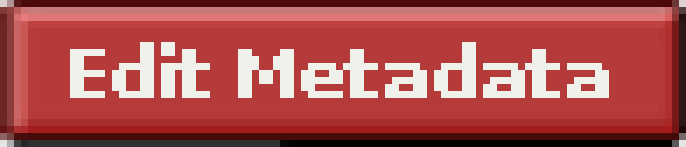
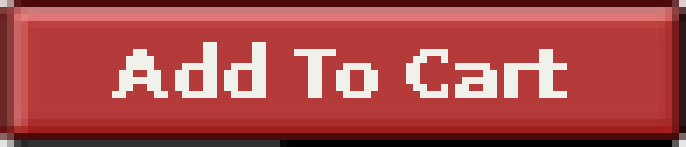
Before/after of a 686px x 147px layered artwork. What changed in the layer stack:
added layer "Add to cart" above "Edit Metadata" over [112, 42, 567, 98]
hid "Edit Metadata" over [70, 42, 609, 98]
